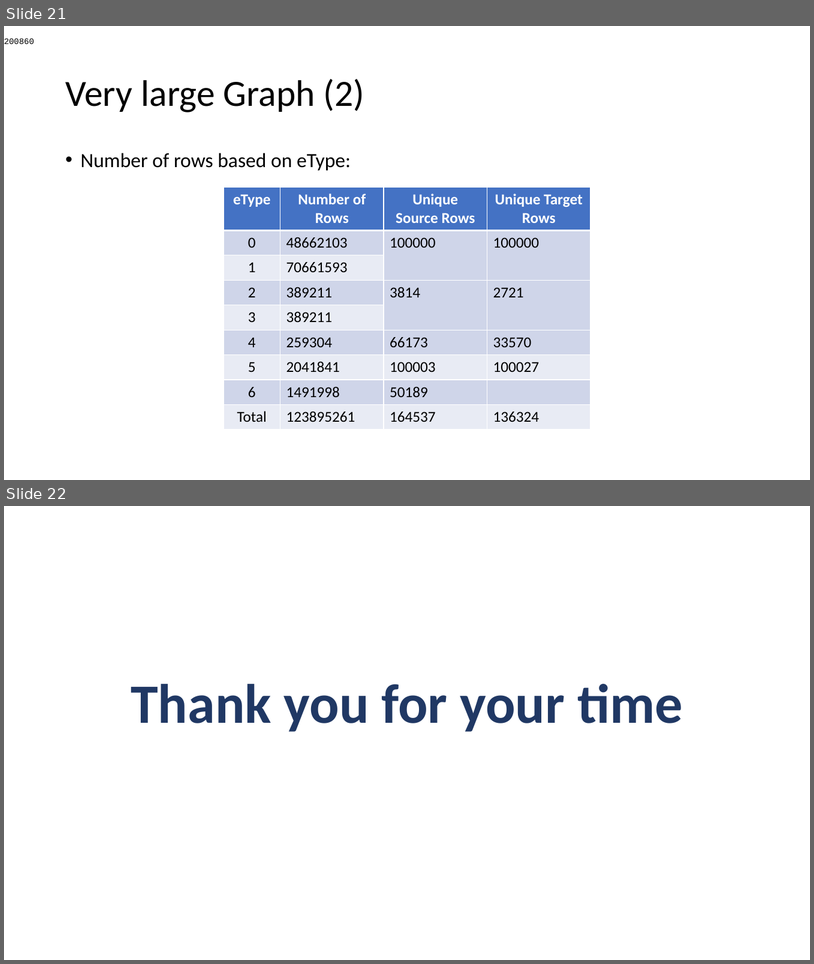
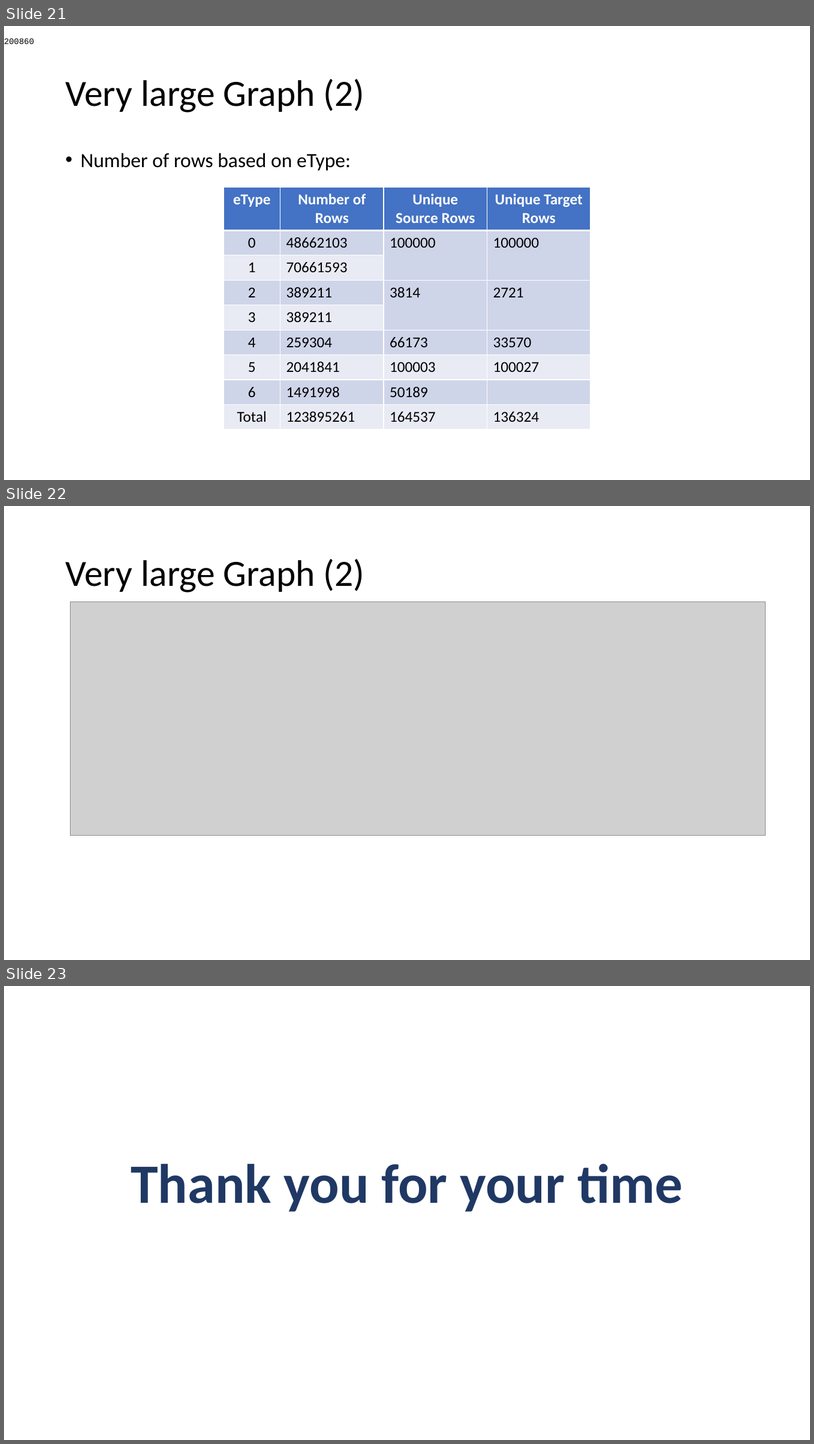
Before and after one commit to AtrayeeNeog/Visualization_2019-20, a slide deck: Documentation/Project_Presentation_v2.pptx. Shown one above the other, each under a label of ours: slides 21 and 22 before the commit, slides 21, 22 and 23 after it. The pictures are 814x964 and 814x1444 pixels, drawn with LibreOffice and Linux fonts; fonts in the diff are those of the drawing; grey boxes stand for pictures. Boxes give left, top, right and bottom in pixels: in the first picture for what was removed or moved away, otherwise in the second. Text is boxed around its words. In the diff, an @@ line names an element or a change of style, - is before the commit and + after.

```diff
--- a/Documentation/Project_Presentation_v2.pptx
+++ b/Documentation/Project_Presentation_v2.pptx
@@ slide 22 added at bbox=[4, 506, 810, 960], background #FFFFFF @@
@@ title added at bbox=[65, 559, 365, 592], 44 pt, text #000000 @@
+Very large Graph (2)
@@ picture added at bbox=[71, 601, 766, 835] @@
@@ what was slide 22 is now slide 23 @@
```
